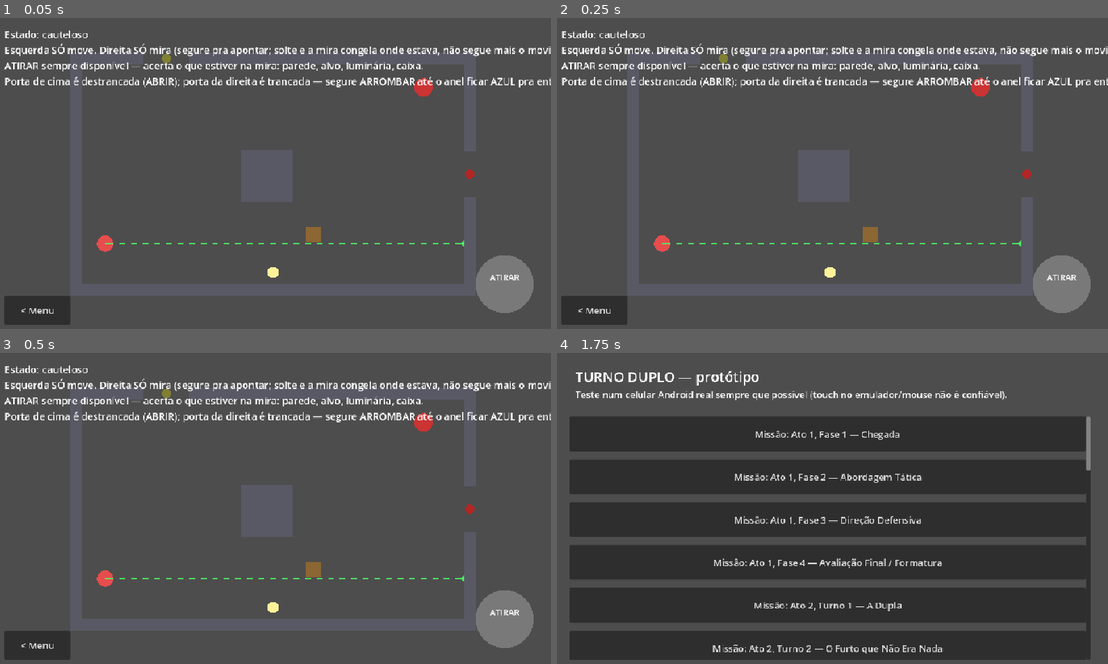
Above: before the commit, frames 1-4 (two rows, left to right).
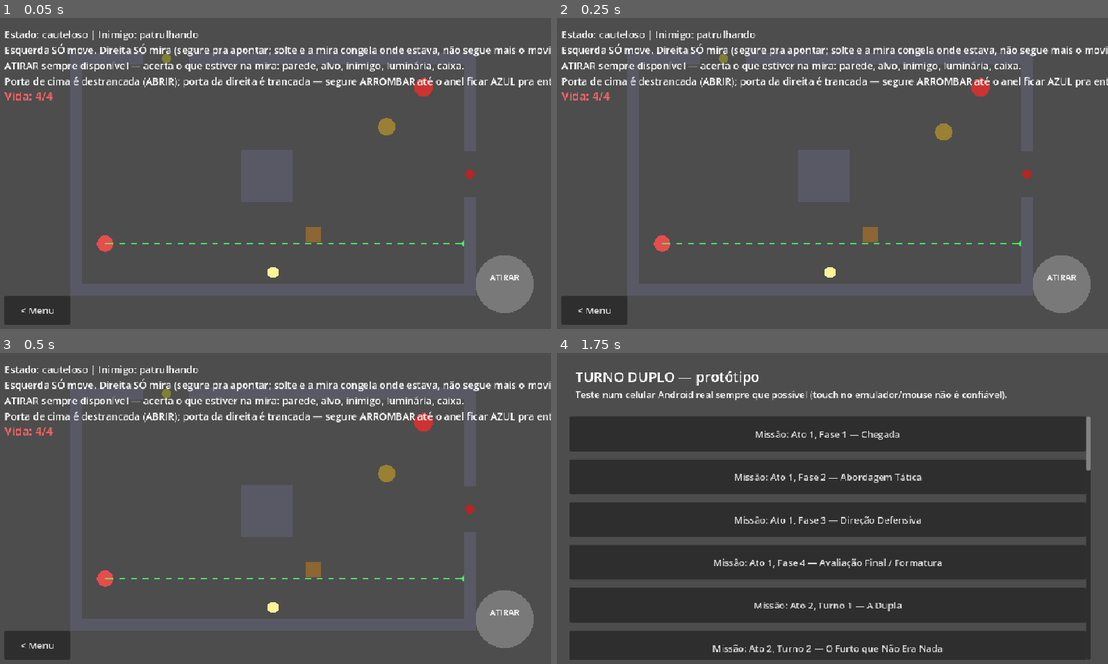
Above: after the commit, the same moments.

Repository: luuan-br/turno-duplo
Game: Godot game, scene res://sandbox/tatico.tscn
Two runs of this game, one before a commit and one after it. Both use one fixed random seed, a clock stepped at 60 frames per second and the inputs below. This scene is started directly instead of the project's main scene.
Inputs (mouse positions are in pixels of both pictures, inside the frame that each line leads up to):
- Up to frame 1 (0.05 s): no input
- Up to frame 2 (0.25 s): no input
- Up to frame 3 (0.5 s): no input
- Up to frame 4 (1.75 s): move the mouse to (953, 492) at 0.52 s; hold D 0.53-1.25 s; click (953, 492) at 0.67 s; click "< Menu" at 1.25 s

The runs differ from the first frame. In frame 1, 0.7% of the frame differs, in the area x 0-85%, y 4-38%; in frame 2, 0.7%; in frame 3, 0.7%; in frame 4, nothing differs.

Commit message:
feat: Implement real combat pilot in sandbox/tatico.gd with player health and enemy AI

Diff:
--- a/sandbox/tatico.gd
+++ b/sandbox/tatico.gd
@@ -15,6 +15,24 @@
 ## - Duas portas: uma trancada (Arrombar) e uma destrancada (Abrir) —
 ##   o conjunto de ações muda conforme o estado do objeto.
 ## GDD Seção 8.
+##
+## Piloto de "combate com risco real" (pedido do usuário depois de achar
+## o tático simples demais — inimigo parado, sem dano, sem cobertura de
+## verdade). Validando aqui antes de espalhar pras 10+ missões que
+## reaproveitam esse controlador:
+## - **Vida do jogador** (`PLAYER_MAX_HEALTH`): o inimigo atira de volta
+##   e reduz vida de verdade.
+## - **Inimigo com IA simples**: patrulha entre 2 pontos até detectar o
+##   Mark por raycast de linha de visão (mesmo mecanismo do tiro do
+##   jogador, só invertido); detectado, para e atira em intervalos.
+## - **Cobertura de verdade**: o raio do inimigo é física real — se uma
+##   parede estiver no caminho, o tiro é bloqueado antes de chegar no
+##   Mark. Não é mais só um indicador visual (`_in_cover`), é proteção
+##   de fato.
+## - **Consequência suave, não fail state** (decisão confirmada com o
+##   usuário): vida chegando a zero não reinicia nada — Mark fica
+##   "staggered" (sem controle) por alguns segundos, depois volta com 1
+##   de vida. Mantém a filosofia "sem punição dura" do resto do jogo.
 
 const ROOM_SIZE := Vector2(700.0, 420.0)
 const ROOM_ORIGIN := Vector2(130.0, 60.0)
@@ -34,7 +52,18 @@
 
 const FACING_TURN_SPEED_AIMING := 9.0   ## rad/s enquanto o manche direito está sendo arrastado — voltou de 6 pra 9 depois que manche/movimento foram desacoplados
 
+const PLAYER_MAX_HEALTH := 4
+const STAGGER_DURATION := 2.0
+const ENEMY_DETECT_RANGE := 500.0
+const ENEMY_REACTION_DELAY := 0.6
+const ENEMY_FIRE_INTERVAL := 1.3
+const ENEMY_PATROL_SPEED := 45.0
+const SHOT_LINE_DURATION := 0.25
+
 var player: CharacterBody2D
+var player_health := PLAYER_MAX_HEALTH
+var _staggered := false
+var _stagger_timer := 0.0
 var door1_body: StaticBody2D  ## trancada — precisa arrombar
 var door1_open := false
 var door2_body: StaticBody2D  ## destrancada — só abrir
@@ -47,6 +76,16 @@
 var crate: Area2D
 var crate_broken := false
 
+var enemy: Area2D
+var enemy_hit := false
+var enemy_alert := false
+var enemy_reaction_timer := 0.0
+var enemy_fire_timer := 0.0
+var enemy_patrol_a: Vector2
+var enemy_patrol_b: Vector2
+var enemy_patrol_target: Vector2
+var _shot_line: Dictionary = {}  ## {from, to, timer} — feedback visual breve de quando o inimigo atira
+
 # Preview da mira: raio calculado todo frame (não só ao atirar), pra
 # mostrar exatamente onde o tiro vai bater — sem isso, a direção do tiro
 # era difícil de entender só pela linha curta de direção do personagem.
@@ -60,6 +99,7 @@
 var _facing := Vector2.RIGHT
 
 var status_label: Label
+var health_label: Label
 var breach_btn: Control
 var open_btn: Control
 var fire_btn: Control
@@ -70,6 +110,7 @@
 	_build_player()
 	_build_doors()
 	_build_objects()
+	_build_enemy()
 	_build_hud()
 	_build_controls()
 
@@ -184,6 +225,25 @@
 	add_child(crate)
 
 
+## Inimigo de verdade: patrulha, detecta por linha de visão, atira de
+## volta. Posicionado do outro lado da "quina solta" do meio da sala —
+## dá pro jogador usar aquela parede como cobertura de propósito, não só
+## decoração.
+func _build_enemy() -> void:
+	enemy = Area2D.new()
+	var shape := CollisionShape2D.new()
+	var circle := CircleShape2D.new()
+	circle.radius = 15.0
+	shape.shape = circle
+	enemy.add_child(shape)
+	enemy_patrol_a = ROOM_ORIGIN + Vector2(ROOM_SIZE.x * 0.78, ROOM_SIZE.y * 0.3)
+	enemy_patrol_b = ROOM_ORIGIN + Vector2(ROOM_SIZE.x * 0.78, ROOM_SIZE.y * 0.7)
+	enemy.position = enemy_patrol_a
+	enemy_patrol_target = enemy_patrol_b
+	enemy.monitorable = true
+	add_child(enemy)
+
+
 func _build_hud() -> void:
 	var layer := CanvasLayer.new()
 	add_child(layer)
@@ -191,6 +251,12 @@
 	status_label.position = Vector2(16, 16)
 	status_label.add_theme_font_size_override("font_size", 17)
 	layer.add_child(status_label)
+
+	health_label = Label.new()
+	health_label.position = Vector2(16, 120)
+	health_label.add_theme_font_size_override("font_size", 20)
+	health_label.add_theme_color_override("font_color", Color(1.0, 0.4, 0.4))
+	layer.add_child(health_label)
 
 	var back := Button.new()
 	back.text = "< Menu"
@@ -268,14 +334,29 @@
 # ---------- lógica de jogo ----------
 
 func _process(delta: float) -> void:
-	_move_player(delta)
-	_update_facing(delta)
+	if _staggered:
+		_update_stagger(delta)
+	else:
+		_move_player(delta)
+		_update_facing(delta)
 	_update_cover_and_peek()
 	_update_doors()
 	_update_aim_preview()
 	_update_fire()
+	_update_enemy(delta)
+	if _shot_line.size() > 0:
+		_shot_line["timer"] -= delta
+		if _shot_line["timer"] <= 0.0:
+			_shot_line.clear()
 	_update_hud()
 	queue_redraw()
+
+
+func _update_stagger(delta: float) -> void:
+	_stagger_timer -= delta
+	if _stagger_timer <= 0.0:
+		_staggered = false
+		player_health = 1
 
 
 func _move_player(delta: float) -> void:
@@ -346,7 +427,86 @@
 	var ex: Array[RID] = [player.get_rid()]
 	if target_hit:
 		ex.append(target.get_rid())
+	if enemy_hit:
+		ex.append(enemy.get_rid())
 	return ex
+
+
+# ---------- inimigo: patrulha, detecta, atira de volta ----------
+
+func _update_enemy(delta: float) -> void:
+	if enemy_hit:
+		return
+	if not enemy_alert:
+		_patrol_enemy(delta)
+		_check_enemy_detect()
+	else:
+		_check_enemy_fire(delta)
+
+
+func _patrol_enemy(delta: float) -> void:
+	var to_target := enemy_patrol_target - enemy.position
+	if to_target.length() < 6.0:
+		enemy_patrol_target = enemy_patrol_a if enemy_patrol_target.is_equal_approx(enemy_patrol_b) else enemy_patrol_b
+		to_target = enemy_patrol_target - enemy.position
+	enemy.position = enemy.position.move_toward(enemy_patrol_target, ENEMY_PATROL_SPEED * delta)
+
+
+## Mesmo raio de física real do tiro do jogador, só que partindo do
+## inimigo — se uma parede (ou a "quina solta") estiver no caminho, o
+## raio bate nela antes de chegar no Mark, e a detecção simplesmente não
+## acontece. É isso que torna a cobertura real, não só visual.
+func _check_enemy_detect() -> void:
+	var to_player := player.position - enemy.position
+	if to_player.length() > ENEMY_DETECT_RANGE:
+		return
+	var space_state := get_world_2d().direct_space_state
+	var query := PhysicsRayQueryParameters2D.create(enemy.position, player.position)
+	query.collide_with_areas = true
+	query.collide_with_bodies = true
+	query.exclude = [enemy.get_rid()]
+	var result := space_state.intersect_ray(query)
+	if not result.is_empty() and result.collider == player:
+		enemy_alert = true
+		enemy_reaction_timer = ENEMY_REACTION_DELAY
+		enemy_fire_timer = 0.0
+
+
+func _check_enemy_fire(delta: float) -> void:
+	if enemy_reaction_timer > 0.0:
+		enemy_reaction_timer -= delta
+		return
+	enemy_fire_timer -= delta
+	if enemy_fire_timer > 0.0:
+		return
+	enemy_fire_timer = ENEMY_FIRE_INTERVAL
+
+	var space_state := get_world_2d().direct_space_state
+	var query := PhysicsRayQueryParameters2D.create(enemy.position, player.position)
+	query.collide_with_areas = true
+	query.collide_with_bodies = true
+	query.exclude = [enemy.get_rid()]
+	var result := space_state.intersect_ray(query)
+
+	var hit_point: Vector2 = result.position if not result.is_empty() else player.position
+	_shot_line = {"from": enemy.position, "to": hit_point, "timer": SHOT_LINE_DURATION}
+
+	if not result.is_empty() and result.collider == player:
+		_on_player_hit()
+	else:
+		status_label.text = "O inimigo atirou, mas a cobertura bloqueou o tiro."
+
+
+func _on_player_hit() -> void:
+	if _staggered:
+		return
+	player_health -= 1
+	if player_health <= 0:
+		_staggered = true
+		_stagger_timer = STAGGER_DURATION
+		status_label.text = "Mark foi atingido e perdeu o fôlego — sem controle por um instante, não é fim de jogo."
+	else:
+		status_label.text = "Mark foi atingido! Vida: %d/%d." % [player_health, PLAYER_MAX_HEALTH]
 
 
 func _update_aim_preview() -> void:
@@ -367,7 +527,8 @@
 
 
 func _update_fire() -> void:
-	if not InputBridge.consume_just_pressed("shoot"):
+	var pressed_shoot := InputBridge.consume_just_pressed("shoot")
+	if _staggered or not pressed_shoot:
 		return
 
 	var space_state := get_world_2d().direct_space_state
@@ -390,6 +551,10 @@
 		if not target_hit:
 			target_hit = true
 			status_label.text = "ALVO ATINGIDO."
+	elif collider == enemy:
+		if not enemy_hit:
+			enemy_hit = true
+			status_label.text = "Ameaça neutralizada — o inimigo não atira mais."
 	elif collider == lamp:
 		lamp_on = not lamp_on
 		status_label.text = "Luminária desligada — escureceu a sala (uso tático)." if not lamp_on else "Luminária ligada de novo."
@@ -402,6 +567,8 @@
 
 
 func _update_hud() -> void:
+	health_label.text = "Vida: %d/%d%s" % [player_health, PLAYER_MAX_HEALTH, "  (ATORDOADO)" if _staggered else ""]
+
 	if status_label.text != "" and not status_label.text.begins_with("Estado:"):
 		return
 	var state := "cauteloso"
@@ -411,15 +578,18 @@
 		state = "espiando"
 	elif _in_cover:
 		state = "em cobertura"
-	status_label.text = "Estado: %s\nEsquerda SÓ move. Direita SÓ mira (segure pra apontar; solte e a mira congela onde estava, não segue mais o movimento).\nATIRAR sempre disponível — acerta o que estiver na mira: parede, alvo, luminária, caixa.\nPorta de cima é destrancada (ABRIR); porta da direita é trancada — segure ARROMBAR até o anel ficar AZUL pra entrar em silêncio; solte antes disso pra entrar com força." % state
+	var enemy_state := "patrulhando" if not enemy_hit and not enemy_alert else ("neutralizado" if enemy_hit else "ATIRANDO — use parede como cobertura")
+	status_label.text = "Estado: %s | Inimigo: %s\nEsquerda SÓ move. Direita SÓ mira (segure pra apontar; solte e a mira congela onde estava, não segue mais o movimento).\nATIRAR sempre disponível — acerta o que estiver na mira: parede, alvo, inimigo, luminária, caixa.\nPorta de cima é destrancada (ABRIR); porta da direita é trancada — segure ARROMBAR até o anel ficar AZUL pra entrar em silêncio; solte antes disso pra entrar com força." % [state, enemy_state]
 
 
 func _draw() -> void:
 	if player:
 		var color := Color(0.9, 0.3, 0.3)
-		if _in_cover:
+		if _staggered:
+			color = Color(0.6, 0.1, 0.6)
+		elif _in_cover:
 			color = Color(0.3, 0.6, 0.9)
-		if _peeking:
+		elif _peeking:
 			color = Color(0.9, 0.8, 0.2)
 		draw_circle(player.position, PLAYER_RADIUS, color)
 
@@ -430,6 +600,15 @@
 		if _sprint_charge > 0.05 and _sprint_charge < SPRINT_CHARGE_TIME:
 			var frac := _sprint_charge / SPRINT_CHARGE_TIME
 			draw_arc(player.position, PLAYER_RADIUS + 7.0, -PI * 0.5, -PI * 0.5 + TAU * frac, 24, Color.YELLOW, 3.0)
+
+	if enemy and not enemy_hit:
+		var enemy_color := Color(0.85, 0.25, 0.25) if enemy_alert else Color(0.6, 0.5, 0.2)
+		draw_circle(enemy.position, 15.0, enemy_color)
+	elif enemy:
+		draw_circle(enemy.position, 15.0, Color(0.2, 0.2, 0.2))
+
+	if _shot_line.size() > 0:
+		draw_dashed_line(_shot_line["from"], _shot_line["to"], Color(1.0, 0.5, 0.1, 0.9), 2.5, 6.0)
 
 	if door1_body:
 		draw_circle(door1_body.position, 8.0, Color.GREEN if door1_open else Color(0.7, 0.15, 0.15))
Not shown, changed: CHANGELOG.md
Not shown, changed: CLAUDE.md
Not shown, changed: build/android/turno-duplo.apk
Not shown, changed: build/android/turno-duplo.apk.idsig
Not shown, changed: docs/GDD.md
